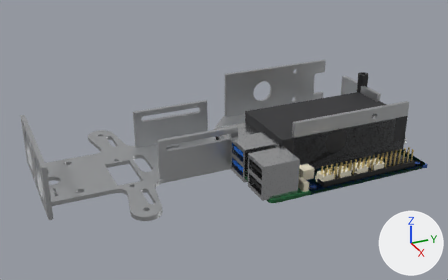
One commit to the glTF model picarx-companion/src/generated/studio/parts.glb: the scene before it, then after it.
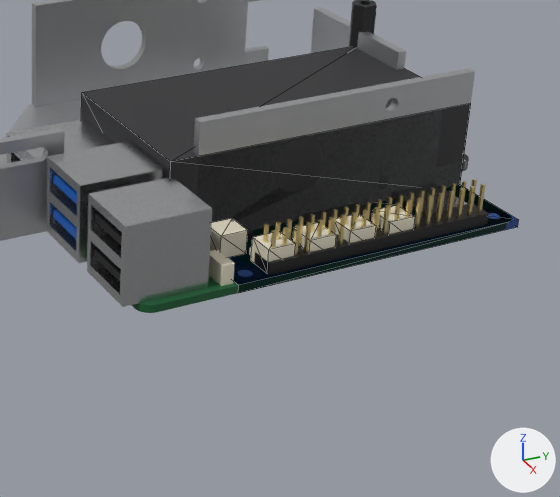
Old and new are each drawn whole from a camera (50 mm lens) standing at (0.2587, -0.1981, 0.1358) and looking at (0.0032, -0.0831, 0.008) and again close up on the part from 47% to 99% of the width and 26% to 100% of the height. The lights are fixed; the arrows at lower right show +X, +Y and +Z. The last two pictures show the newer version. The close-ups show mesh edges as thin lines. Vertices at exactly the same position are counted once.

Names of what the first close-up shows: 'PX-V40-DEF-BATTERY', 'PX-V40-DEF-M25X30-STANDOFF', 'PX-V40-DEF-PI5', 'PX-V40-DEF-PLATE-A', 'PX-V40-DEF-ROBOT-HAT' and 1 more.
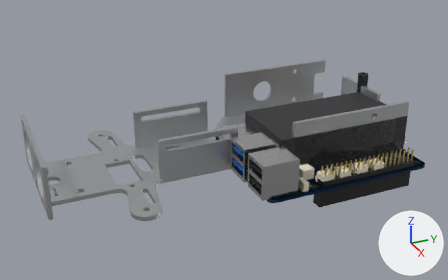
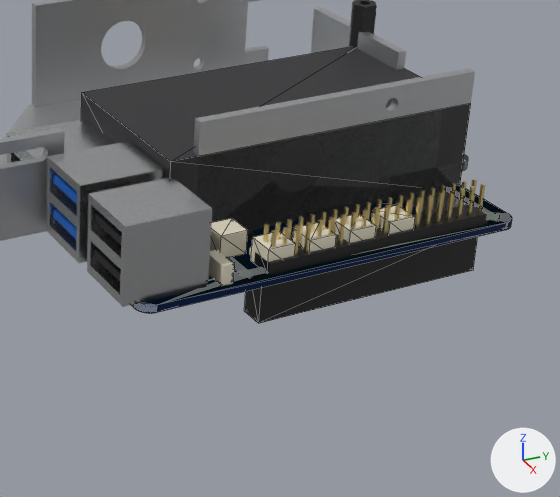
What differs and where, as boxes [x1, y1, x2, y2] in the close-ups (560 x 497 px):
```json
{"object": "PX-V40-DEF-ROBOT-HAT", "change": "reshaped", "before": [210, 185, 519, 292], "after": [132, 185, 512, 323]}
{"part": 1, "of": "me_px_v40_def_robot_hat", "change": "rebuilt", "before": [229, 185, 519, 292], "after": [132, 185, 512, 313]}
{"part": 2, "of": "me_px_v40_def_robot_hat", "change": "added", "after": [244, 237, 478, 323], "on screen": "black"}
```

Edits to the scene script, one JSON object a line:
```json
{"block": "me_px_v40_def_robot_hat", "where": "# used by ob_px_v40_def_robot_hat; location = (0.0, 0.0, 0.0)"}
{"op": "remove", "block": "me_px_v40_def_robot_hat", "code": "me_px_v40_def_robot_hat.from_pydata(...)  # 248 vertices, 452 faces; spans x 0.0..0.056, y -0.065..0.0, z 0.0..0.0066"}
{"op": "add", "block": "me_px_v40_def_robot_hat", "code": "me_px_v40_def_robot_hat.from_pydata(...)  # 1104 vertices, 2176 faces; spans x 0.0..0.056, y -0.085..0.0, z -0.01..0.0066"}
{"block": "me_px_v40_def_robot_hat", "change": "me_px_v40_def_robot_hat part 1: the loose piece of 8 vertices spanning x 0.0..0.056, y -0.065..0.0, z 0.0..0.0016 is rebuilt with 848 vertices and now spans x 0.0..0.056, y -0.085..0.0, z 0.0..0.0016"}
{"block": "me_px_v40_def_robot_hat", "change": "me_px_v40_def_robot_hat part 2: a new loose piece of 16 vertices spanning x 0.0476..0.0526, y -0.0578..-0.0068, z -0.01..0.0, in mat_header_black (black #161618)"}
{"op": "add", "block": "me_px_v40_def_robot_hat", "code": "me_px_v40_def_robot_hat.materials.append(mat_header_black)  # black #161618"}
```
